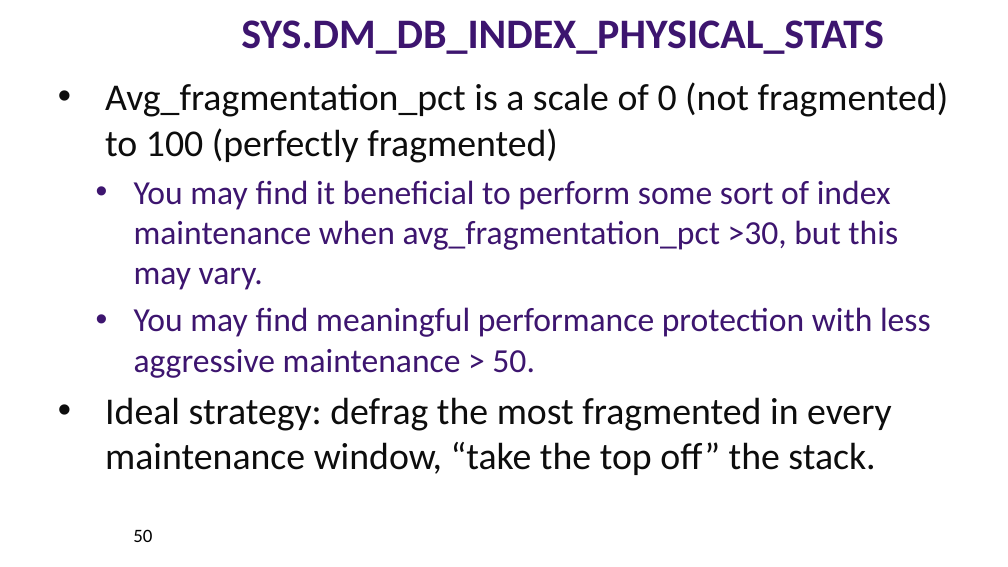
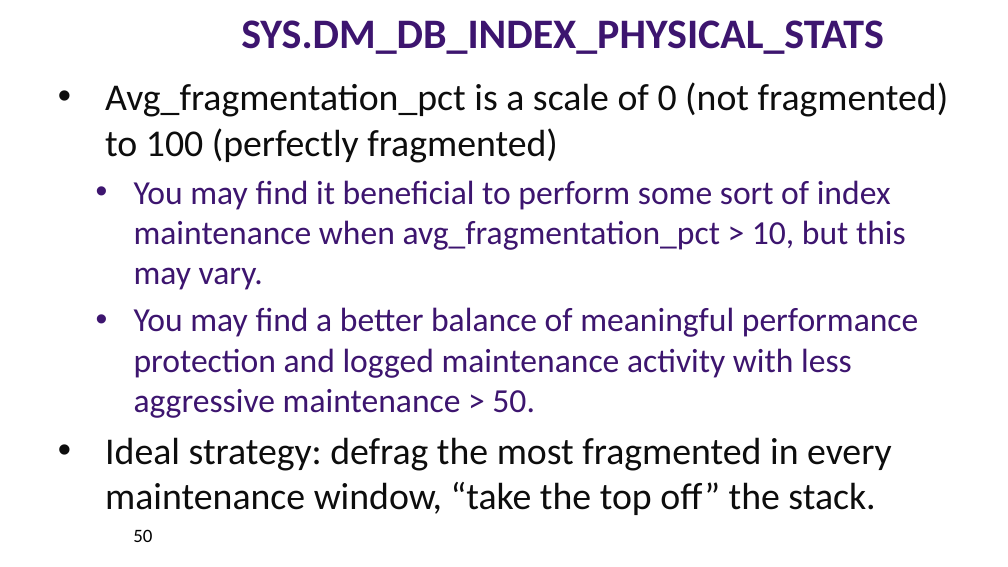
Before and after one commit to williamadba/Public-Presentations, a slide deck: slide 50 of SQLSat Pensacola 2019/DBA Best Practices with DMVs.pptx. Drawn at 1008x567 pixels with LibreOffice and Linux fonts; fonts in the diff are those of the drawing. Boxes give left, top, right and bottom in pixels: in the first picture for what was removed or moved away, otherwise in the second. Text is boxed around its words. In the diff, an @@ line names an element or a change of style, - is before the commit and + after.

```diff
--- a/SQLSat Pensacola 2019/DBA Best Practices with DMVs.pptx
+++ b/SQLSat Pensacola 2019/DBA Best Practices with DMVs.pptx
@@ text at (x1=134, y1=180, x2=918, y2=418): text changed @@
-  • You may find it beneficial to perform some sort of index maintenance when avg_fragmentation_pct >30, but this may vary.
-  • You may find meaningful performance protection with less aggressive maintenance > 50.
+  • You may find it beneficial to perform some sort of index maintenance when avg_fragmentation_pct > 10, but this may vary.
+  • You may find a better balance of meaningful performance protection and logged maintenance activity with less aggressive maintenance > 50.
```
Also in this commit, not shown: 24 other slides changed, 2 slides added, 2 slides removed.
